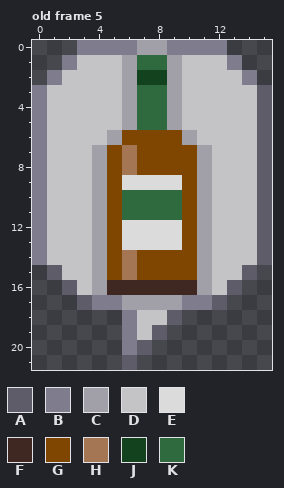
File history of a pixel-art file, art/callout.aseprite. Above: the version before the commit.
16x22 pixels, 5 frames. Shown: old frame 5.
Visible layers, top first: "item", "bubble".
Palette (. is transparent): A #5f5c6a  B #7f7c8d  C #a1a0a9  D #c4c4c6  E #dbdbdb  F #3e2821  G #7f4601  H #a47654  J #13431e  K #2f6a3e
Pixels before, old frame 5, first column x 0:
 0 ...BBBBCCBBBB...
 1 ..BDDDCKKCDDDB..
 2 .BDDDDCJJCDDDDB.
 3 BDDDDDCKKCDDDDDA
 4 BDDDDDCKKCDDDDDA
 5 BDDDDDCKKCDDDDDA
 6 BDDDDCGGGGCDDDDA
 7 BDDDCGHGGGGCDDDA
 8 BDDDCGHGGGGCDDDA
 9 BDDDCGEEEEGCDDDA
10 BDDDCGKKKKGCDDDA
11 BDDDCGKKKKGCDDDA
12 BDDDCGEEEEGCDDDA
13 BDDDCGEEEEGCDDDA
14 BDDDCGHGGGGCDDDA
15 .ADDCGHGGGGCDDA.
16 ..ADCFFFFFFCDA..
17 ...ABBCCCCBBA...
18 ......BDDA......
19 ......BDA.......
20 ......BA........
21 ......A.........
After:
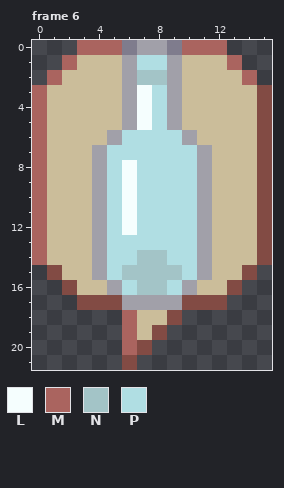
Colours new in this view: L #f5fefe  M #aa645f  N #a3c4c7  P #b0dee3
A new or re-ordered frame is compared with the old frame closest to it.
What changed:
frames 5 -> 6
colour A: #5f5c6a -> #824b44
colour D: #c4c4c6 -> #cbbd9a
Frame 6 is new; against old frame 5, layers "item", "bubble":
y 0: x 3..5 BBB -> MMM; x 10..12 BBB -> MMM
y 1: x 2 B -> M; x 7..8 KK -> PP; x 13 B -> M
y 2: x 1 B -> M; x 7..8 JJ -> NN; x 14 B -> M
y 3..5: x 0 B -> M; x 7..8 KK -> LP
y 6: x 0 B -> M; x 6..9 GGGG -> PPPP
y 7: x 0 B -> M; x 5..10 GHGGGG -> PPPPPP
y 8: x 0 B -> M; x 5..10 GHGGGG -> PLPPPP
y 9: x 0 B -> M; x 5..10 GEEEEG -> PLPPPP
y 10..11: x 0 B -> M; x 5..10 GKKKKG -> PLPPPP
y 12: x 0 B -> M; x 5..10 GEEEEG -> PLPPPP
y 13: x 0 B -> M; x 5..10 GEEEEG -> PPPPPP
y 14: x 0 B -> M; x 5..10 GHGGGG -> PPNNPP
y 15: x 5..10 GHGGGG -> PNNNNP
y 16: x 4..11 CFFFFFFC -> DCPNNPCD
y 17: x 4..5 BB -> AA; x 10..11 BB -> AA
y 18..20: x 6 B -> M
Boxes around the changes in both pictures, in picture pixels (x1, y1, x2, y2):
changed: (32, 40, 272, 370)
